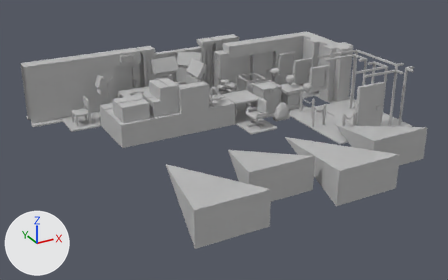
Before and after pictures for a commit that changed the Blender file meshes/building-tiles.blend.
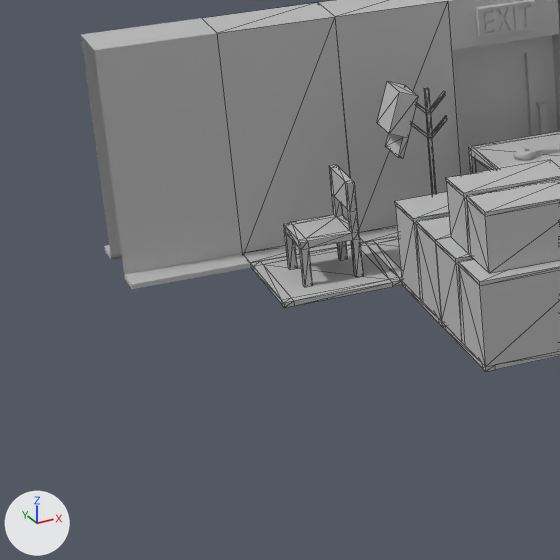
There are two pictures of each version: one whole from a 50 mm lens placed at (-12.14, -19.2, 7.87), pointed at (-3.58, -3.64, 0.09), one close up on the part from 0% to 32% of the width and 19% to 70% of the height. The lights are fixed; the arrows at lower left show +X, +Y and +Z. The close-ups show mesh edges as thin lines.

Objects in the first close-up: 'chair_plasticRotated_MSH', 'decoration_coatRack_MSH', 'door_backExit_MSH', 'security_table_MSH', 'storage_boxes1_MSH', 'storage_boxes2_MSH', 'wall_bulletin1_MSH', 'wall_bulletin2_MSH', 'wall_clock_MSH'.
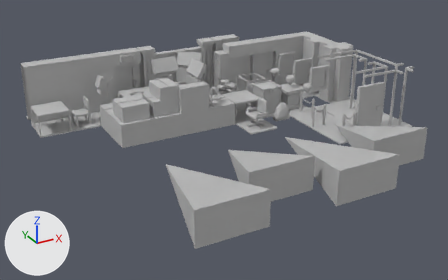
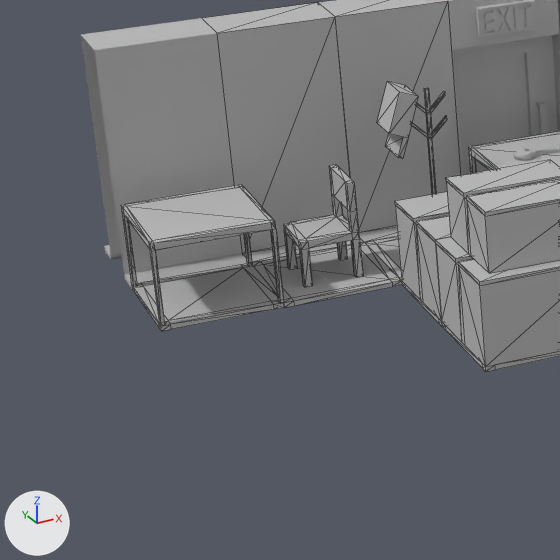
Edits to the bpy script that builds the scene:
```text
Add mat_lambert1_001:
    mat_lambert1_001 = diffuse_material('lambert1.001')
    mat_lambert1_001.base_color = (0.5, 0.5, 0.5)  # grey #bcbcbc
Add me_security_table2_msh:
    me_security_table2_msh.from_pydata(...)  # 88 vertices, 162 faces; spans x -0.5..0.5, y 0.0..0.75, z -0.5..0.5
    me_security_table2_msh.materials.append(mat_lambert1_001)  # grey #bcbcbc
Add ob_security_table2_msh:
    ob_security_table2_msh = bpy.data.objects.new('security_table2_MSH', me_security_table2_msh)
    ob_security_table2_msh.location = (-8.0, 0.0, 0.0)
    ob_security_table2_msh.rotation_euler = (1.571, 0.0, 0.0)  # degrees (90, 0, 0)
```

What differs and where, as boxes (x1, y1, x2, y2) in the close-ups (560 x 560 px):
'security_table2_MSH', added
    after: (121, 185, 284, 331)
